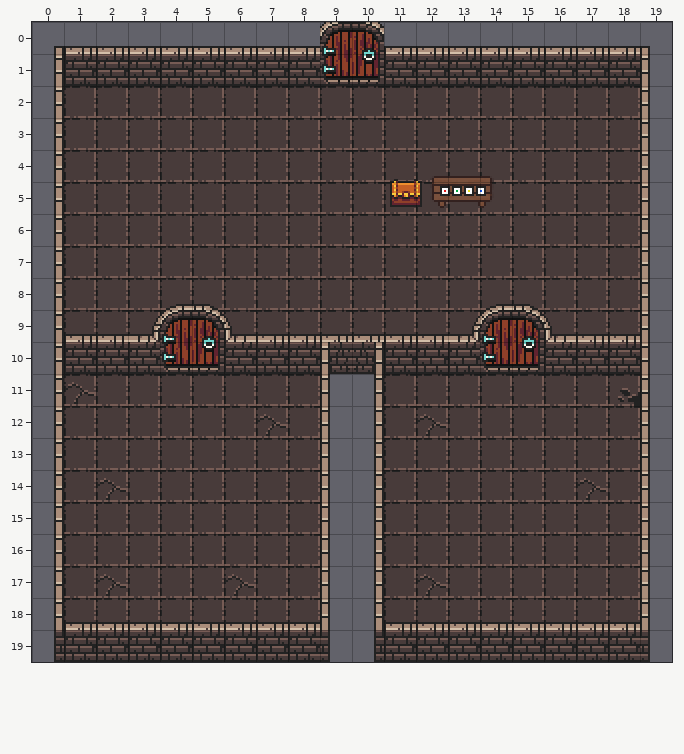
Tiled map (JSON) -- phaser/assets/tilemaps/nivel1.json. Above: the version before the commit.
Cells are 16x16 px. Shown: x 0..19, y 0..19.
Now the later version:
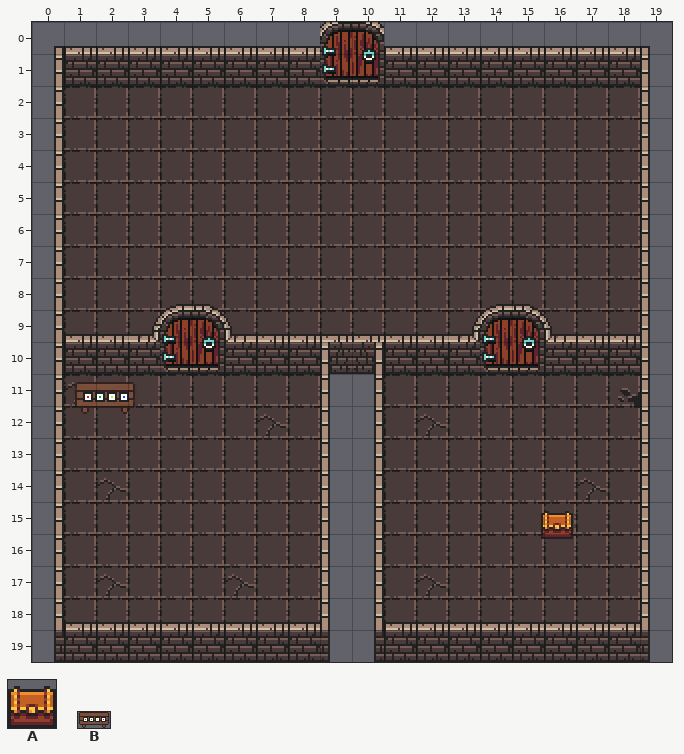
Key: from "dungeon": A 595; from "table": B 0.
Objects are placed by their top-left corner, in cells (3,4 is the top-left corner of cell 3,4); size is 1x1 cell unless given.
The edit:
Layer "objects":
changed: B "table" at 12.4,4.8 size 2x1 -> B "table" at 1.3,11.3 size 2x1
changed: A "chest" at 11.2,4.8 -> A "chest" at 15.9,15.2
Where, in picture pixels (left, top, right, bottom), the same in both pictures:
old place: (390, 179, 422, 207)
old place: (432, 176, 492, 208)
new place: (75, 382, 135, 414)
new place: (541, 511, 573, 539)
